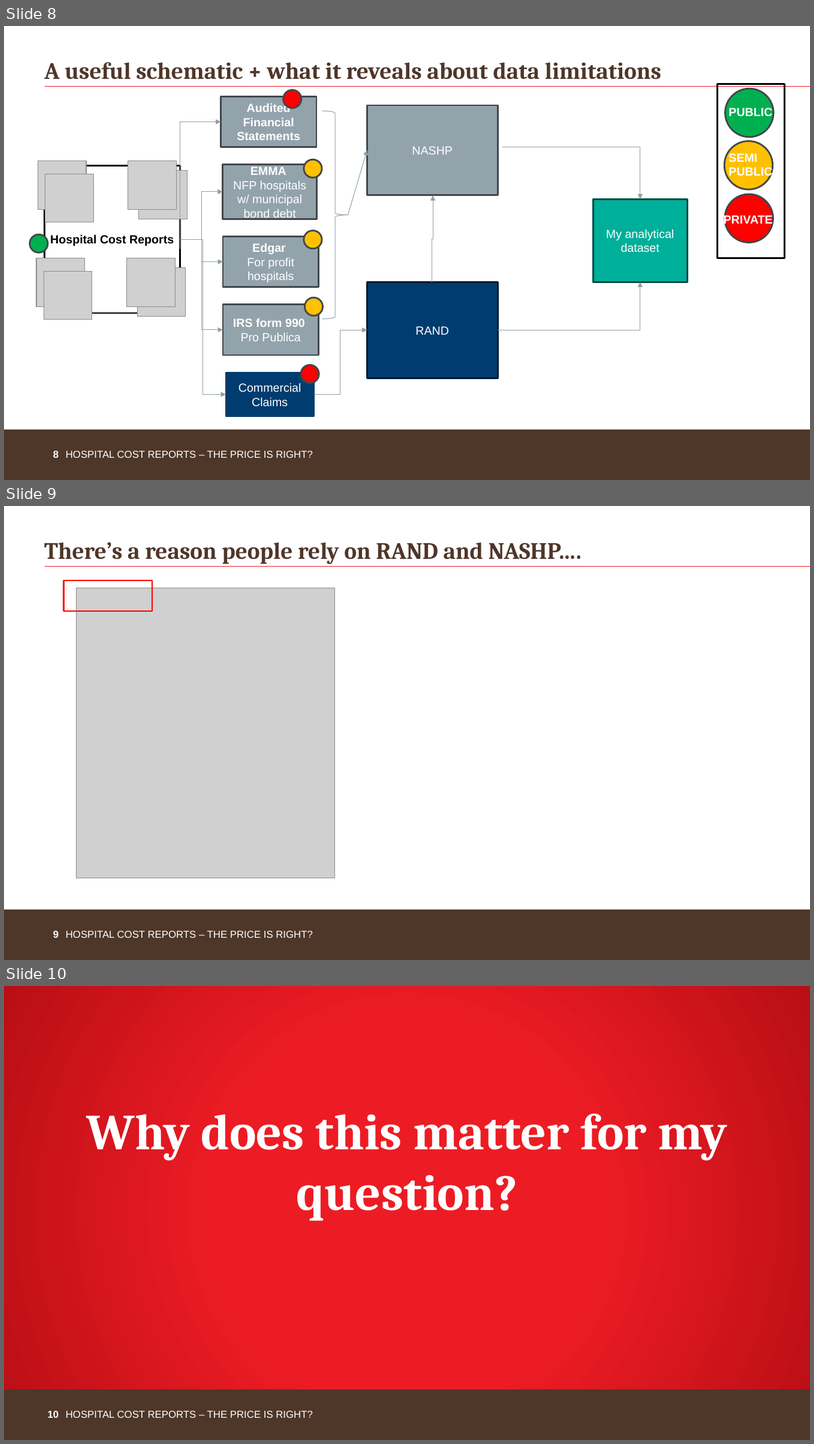
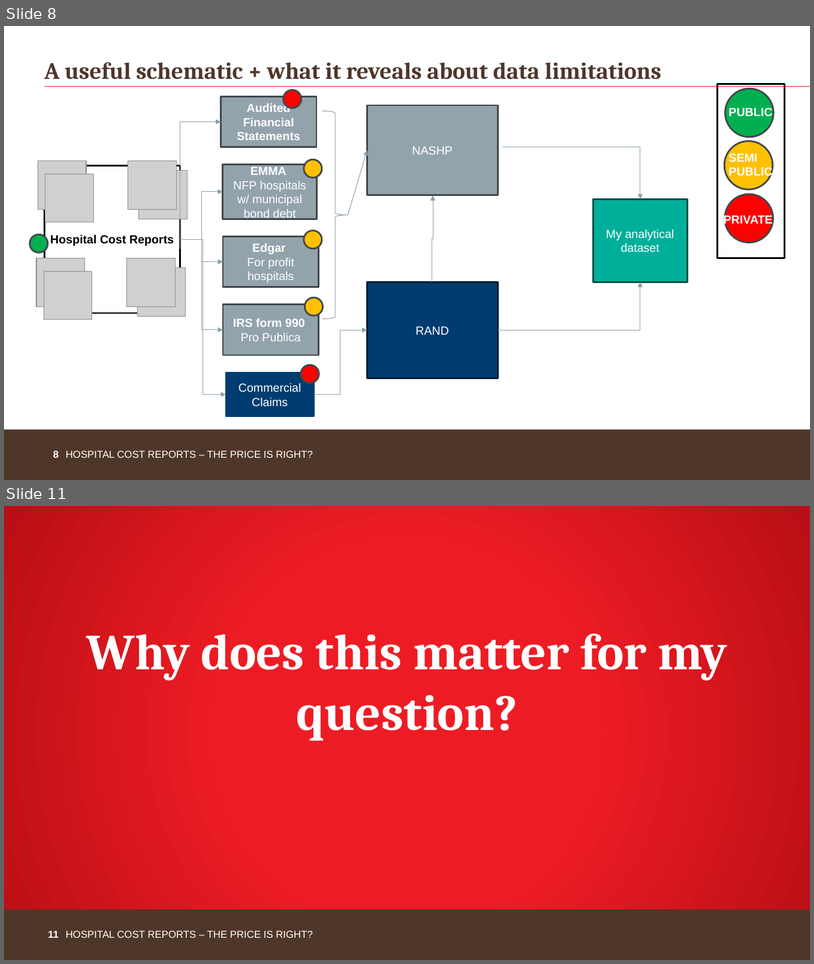
Before and after one commit to mmaughan0/Applied-Econ-Analysis-HCRIS-Project, a slide deck: Applied Econ Analysis HCRIS Presentation.pptx. Shown one above the other, each under a label of ours: slides 8, 9 and 10 before the commit, slides 8 and 11 after it; the slides between them are not shown. The pictures are 814x1444 and 814x964 pixels, drawn with LibreOffice and Linux fonts; fonts in the diff are those of the drawing; grey boxes stand for pictures; background and template pictures are left out. Boxes give left, top, right and bottom in pixels: in the first picture for what was removed or moved away, otherwise in the second. Text is boxed around its words. In the diff, an @@ line names an element or a change of style, - is before the commit and + after.

```diff
--- a/Applied Econ Analysis HCRIS Presentation.pptx
+++ b/Applied Econ Analysis HCRIS Presentation.pptx
@@ slide 9 removed at bbox=[4, 506, 810, 960], background #FFFFFF; not listed: 4 template elements that a slide beside it also shows @@
@@ title removed at bbox=[44, 542, 582, 564] @@
-There’s a reason people rely on RAND and NASHP….
@@ rectangle removed at bbox=[64, 580, 152, 611] @@
@@ picture removed at bbox=[76, 588, 336, 877] @@
@@ what was slide 10 is now slide 11 @@
@@ page number at bbox=[48, 930, 59, 937]: text changed @@
-10
+11
```
Also in this commit, not shown: 3 slides added.
